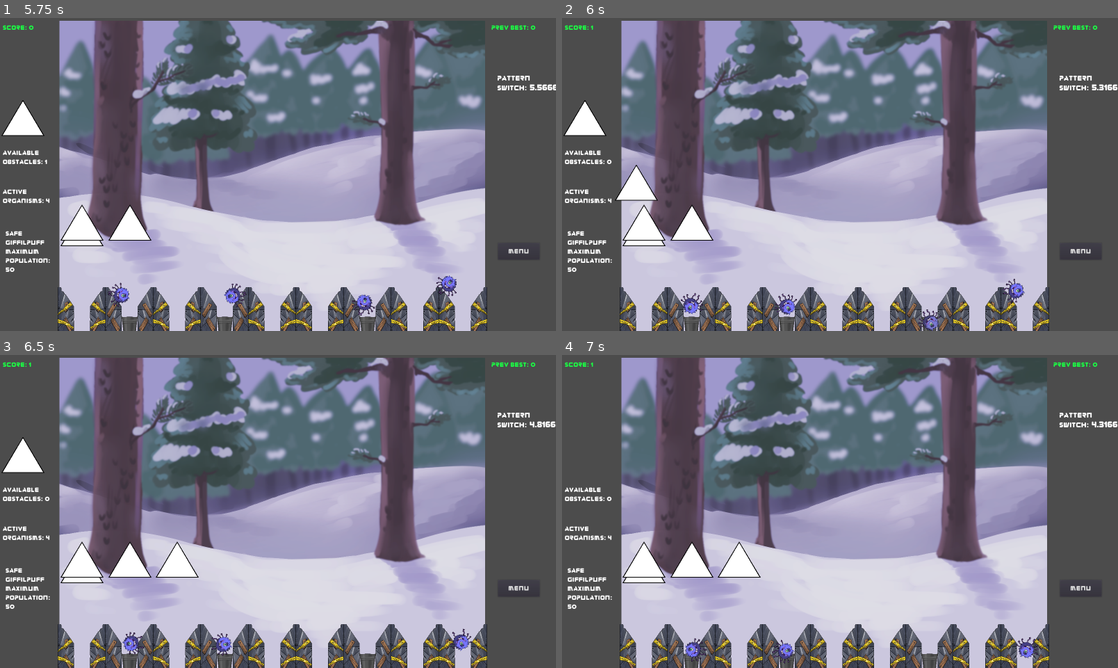
Above: before the commit, frames 1-4 (two rows, left to right).
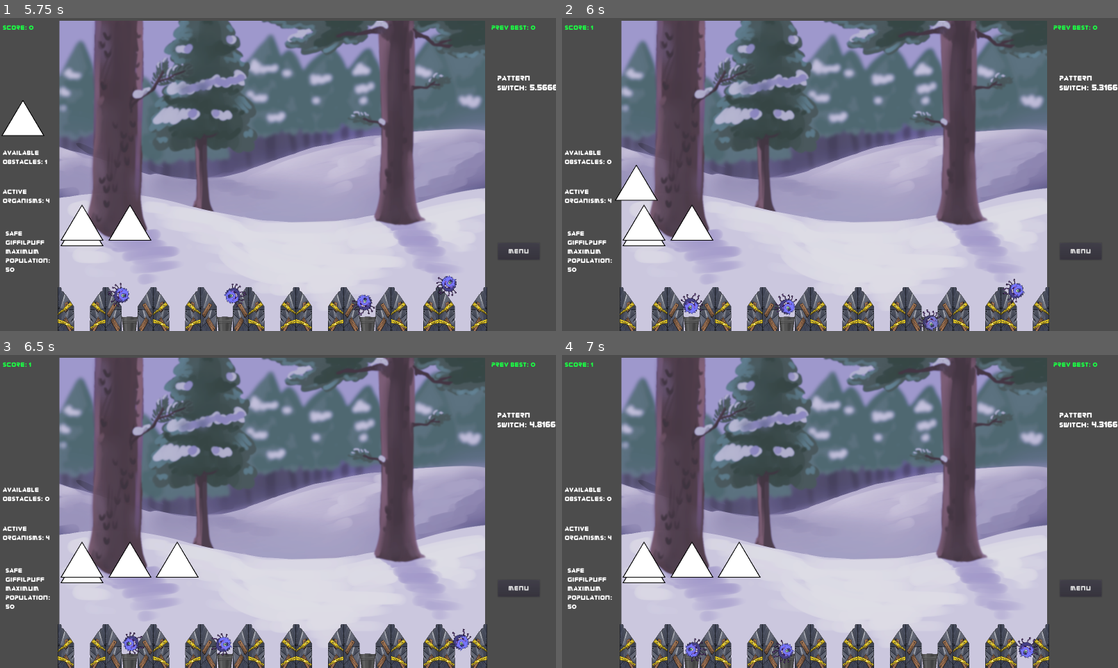
Above: after the commit, the same moments.

Repository: TreyDettmer/UP-Game-Jam-22
Game: Godot game, scene res://Scenes/MainMenu.tscn
Two runs of this game, one before a commit and one after it. Both use one fixed random seed, a clock stepped at 60 frames per second and the inputs below.
Inputs (mouse positions are in pixels of both pictures, inside the frame that each line leads up to):
- Up to frame 1 (5.75 s): click "Start!" at 0.5 s; drag from (22, 133) to (83, 327) at 1.27 s; click "Menu" at 2 s; click "Resume" at 2.75 s; drag from (22, 133) to (83, 327) at 3.52 s; move the mouse to (22, 133) at 4.27 s; click (22, 133) at 4.35 s; right-click (22, 133) at 4.55 s; drag from (22, 133) to (127, 327) at 5.02 s
- Up to frame 2 (6 s): drag from (584, 133) to (739, 327) at 5.77 s
- Up to frame 3 (6.5 s): no input
- Up to frame 4 (7 s): drag from (584, 470) to (739, 664) at 6.52 s

Frame 1 is identical in both runs. In frame 2, 0.5% of the frame differs, in the area x 0-8%, y 26-38%; in frame 3, 0.5%; in frame 4, nothing differs.

Commit message:
Added MagicCursor and fixed bugs

Diff:
--- a/Project/Scripts/MagicCursor.gd
+++ b/Project/Scripts/MagicCursor.gd
@@ -6,13 +6,13 @@
 var polygonPoints;
 var polygonPoints2;
 var isDragging = false;
+var disableDrawing = false;
 var dragDuration = 0.1;
 var prevMousePosition;
 var segmentGap = false;
 var segmentAlternate = false;
 
 onready var magicSegmentInstace = preload("res://Scenes/MagicSegment.tscn");
-onready var organism = preload("res://Scenes/Organism.tscn")
 var currMagicSegment = null;
 var prevMagicSegments = [];
 
@@ -24,6 +24,11 @@
 	startDecay();
 
 func _process(delta):
+	if (disableDrawing):
+		return
+	if (!isCursorWithinBounds()):
+		isDragging = false;
+		return;
 	if (isDragging and (get_global_mouse_position() - currMagicSegment.prevMousePosition).length() > 20):
 		currMagicSegment.addLineSegment();
 		currMagicSegment.prevMousePosition = get_global_mouse_position();
@@ -31,6 +36,11 @@
 func _input(event):
 
 	if Input.is_action_just_pressed("mouse_left"):
+		# Check if ObstaclePile is using left mouse input, so we don't drag
+		# a line while dragging an obstacle
+		if (disableDrawing or !isCursorWithinBounds()):
+			return
+
 		if (!isDragging):
 			if (currMagicSegment != null):
 				prevMagicSegments.append(currMagicSegment);
@@ -45,10 +55,6 @@
 		if (isDragging):
 			isDragging = false;
 
-	if Input.is_action_just_pressed(("mouse_right")):
-		var new = organism.instance();
-		new.position.x = 500
-		add_child(new);
 
 func startDecay():
 	var timer = Timer.new();
@@ -69,3 +75,14 @@
 			break;
 
 	startDecay();
+
+func isCursorWithinBounds():
+	if (get_parent() != null):
+		if (get_parent().min_obstacle_y_value < get_global_mouse_position().y):
+			return false;
+	return true;
+func onDragObstacle():
+	disableDrawing = true;
+
+func onReleaseObstacle():
+	disableDrawing = false;
--- a/Project/Scripts/MainMenu.gd
+++ b/Project/Scripts/MainMenu.gd
@@ -5,7 +5,6 @@
 # Called when the node enters the scene tree for the first time.
 func _ready():
 	pass # Replace with function body.
-
 
 # Called every frame. 'delta' is the elapsed time since the previous frame.
 func _process(delta):
--- a/Project/Scripts/ObstaclePile.gd
+++ b/Project/Scripts/ObstaclePile.gd
@@ -10,19 +10,24 @@
 export var quantity = 5;
 
 onready var topOfPile = get_node("Obstacle");
+onready var magicCursor = get_parent().get_node("MagicCursor");
 const OBSTACLE = preload("res://Scenes/Obstacle.tscn");
 
 func _ready():
 	topOfPile.min_y_value = get_parent().min_obstacle_y_value - topOfPile.global_position.y;
 	topOfPile.connect("dragged", self, "onDragObstacle");
+	topOfPile.connect("dragged", magicCursor, "onDragObstacle");
+	topOfPile.connect("released", magicCursor, "onReleaseObstacle");
 
 # Called by the obstacle at the top of the pile when it has been dragged
 func onDragObstacle():
 
+	print("Dragged")
 	# A new obstacle has been dragged off the pile, so we generate a new one
-	if (quantity > 0):
+	if (quantity > 1):
 		topOfPile.disconnect("dragged", self, "onDragObstacle")
 		topOfPile = generateObstacle();
+	if (quantity > 0):
 		quantity -= 1;
 		emit_signal("quantity_changed", quantity);
 
@@ -34,5 +39,7 @@
 	newObstacle.min_y_value = get_parent().min_obstacle_y_value - newObstacle.global_position.y;
 	newObstacle.position = Vector2.ZERO;
 	newObstacle.connect("dragged", self, "onDragObstacle");
+	newObstacle.connect("dragged", magicCursor, "onDragObstacle");
+	newObstacle.connect("released", magicCursor, "onReleaseObstacle");
 
 	return newObstacle;
